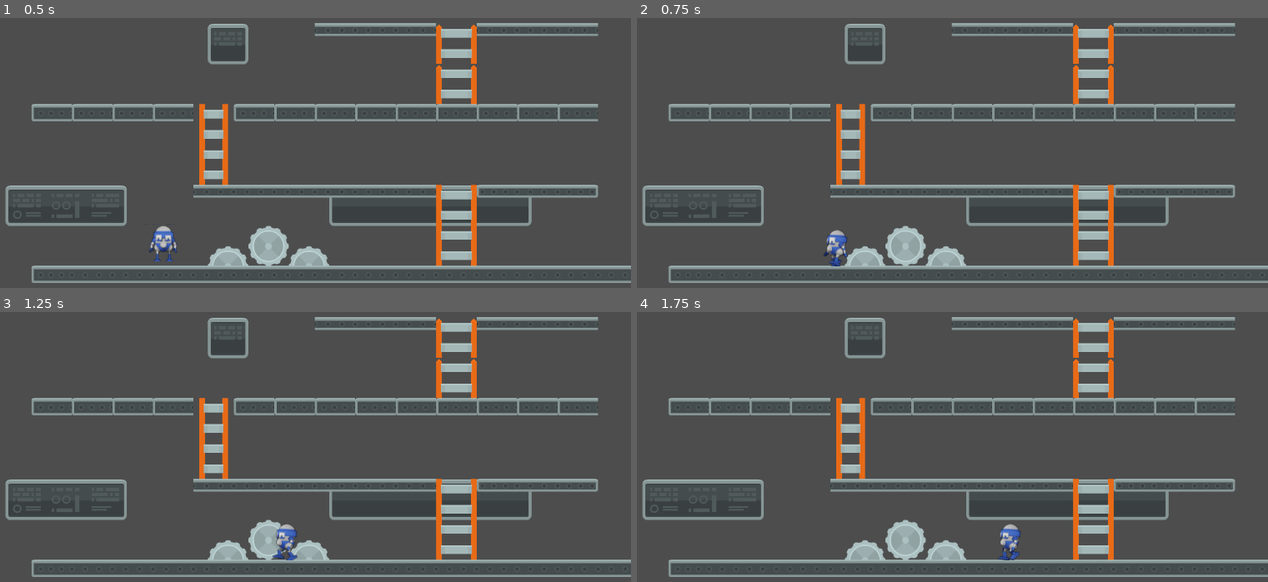
Above: before the commit, frames 1-4 (two rows, left to right).
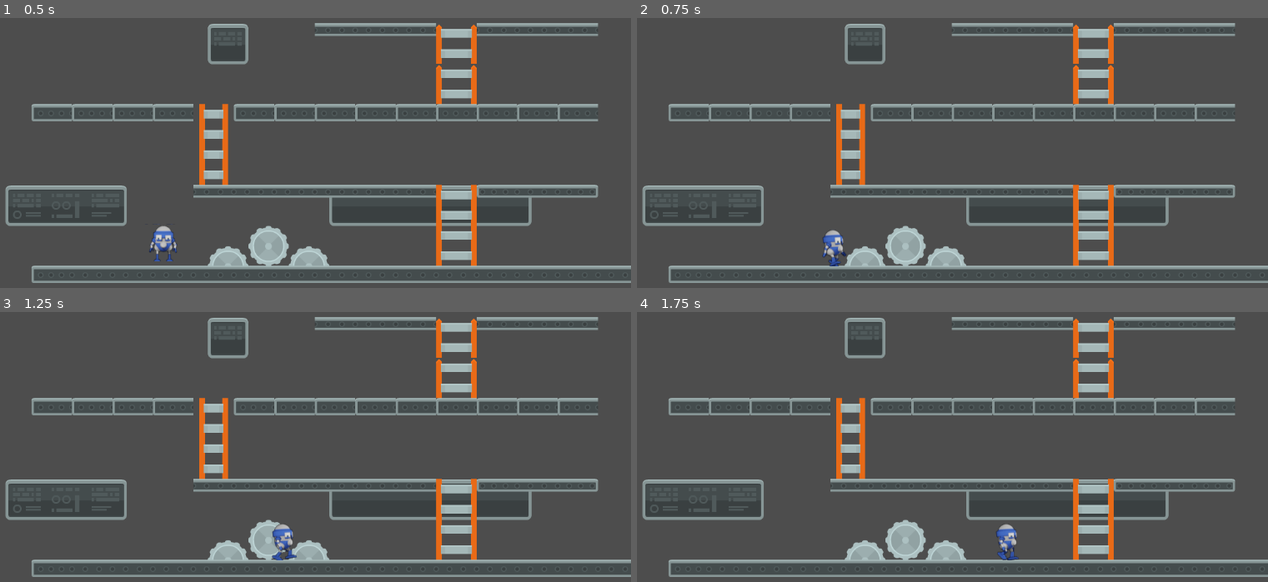
Above: after the commit, the same moments.

Repository: robmayhew/godot-questions
Game: Godot game, scene res://level_a.tscn
Same seed, same stepped clock (60 frames per second), same inputs: the game is played once before the commit and once after it.
Inputs:
- Up to frame 1 (0.5 s): no input
- Up to frame 2 (0.75 s): tap Enter (ui_accept) at 0.5 s; hold Right (ui_right) from 0.53 s (still down)
- Up to frame 3 (1.25 s): keep holding Right (ui_right); tap Enter (ui_accept) at 0.77 s
- Up to frame 4 (1.75 s): keep holding Right (ui_right); tap Enter (ui_accept) at 1.52 s

Frame 1 is identical in both runs. In frame 2, 0.3% of the frame differs, in the area x 29-34%, y 78-92%; in frame 3, 0.3%; in frame 4, 0.3%, in the area x 56-61%, y 78-92%.

Commit message:
Focus. A bit better ladder movement

Diff:
--- a/lightbear-game-jan-jan-2026/player.gd
+++ b/lightbear-game-jan-jan-2026/player.gd
@@ -38,21 +38,28 @@
 	var tile_pos = tileMapLayer.local_to_map(global_position)
 
 	# Get custom data for this tile
-	var tile_data = tileMapLayer.get_cell_tile_data(tile_pos)
+
 	var bottom_pos = tileMapLayer.get_neighbor_cell(tile_pos, TileSet.CELL_NEIGHBOR_BOTTOM_SIDE)
+	var top_pos = tileMapLayer.get_neighbor_cell(tile_pos, TileSet.CELL_NEIGHBOR_TOP_SIDE)
+	is_on_ladder = false
+	is_on_floor_tile = false
 
-	if tile_data:
-		is_on_ladder = tile_data.get_custom_data("ladder")
+	var points:Array[Vector2i] = [
+		tile_pos,
+		top_pos,
+		bottom_pos
+	];
 
-	else:
-		is_on_ladder = false
+	for c in points:
+		var tile_data = tileMapLayer.get_cell_tile_data(c)
+		if tile_data:
+			if tile_data.get_custom_data("ladder"):
+				is_on_ladder = true
 
-
-	tile_data = tileMapLayer.get_cell_tile_data(bottom_pos)
+	# Only check below for floor
+	var tile_data = tileMapLayer.get_cell_tile_data(bottom_pos)
 	if tile_data:
 		is_on_floor_tile = tile_data.get_custom_data("floor")
-	else:
-		is_on_floor_tile = false
 
 
 func handle_ladder_movement() -> void:
@@ -69,9 +76,9 @@
 	var direction = Input.get_axis("ui_left", "ui_right")
 	if direction:
 		velocity.x = direction * SPEED
-		sprite.flip_h = direction > 0
 	else:
 		velocity.x = move_toward(velocity.x, 0, SPEED)
+
 
 func handle_floor_movement() -> void:
 	# Handle jump
@@ -82,9 +89,9 @@
 	var direction = Input.get_axis("ui_left", "ui_right")
 	if direction:
 		velocity.x = direction * SPEED
-		sprite.flip_h = direction < 0
 	else:
 		velocity.x = move_toward(velocity.x, 0, SPEED)
+	sprite.flip_h = velocity.x > 0
 
 func update_animation() -> void:
 	if is_on_ladder:
